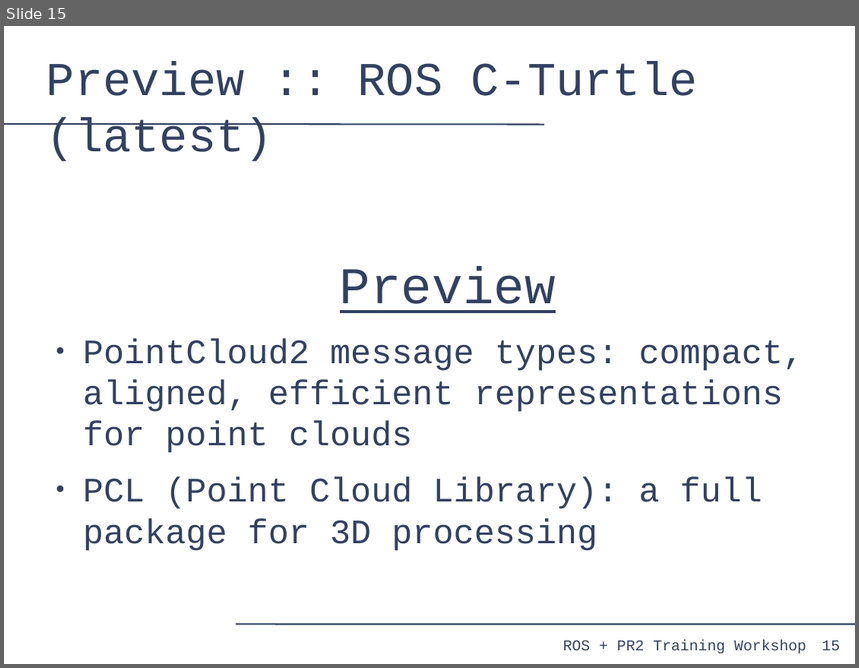
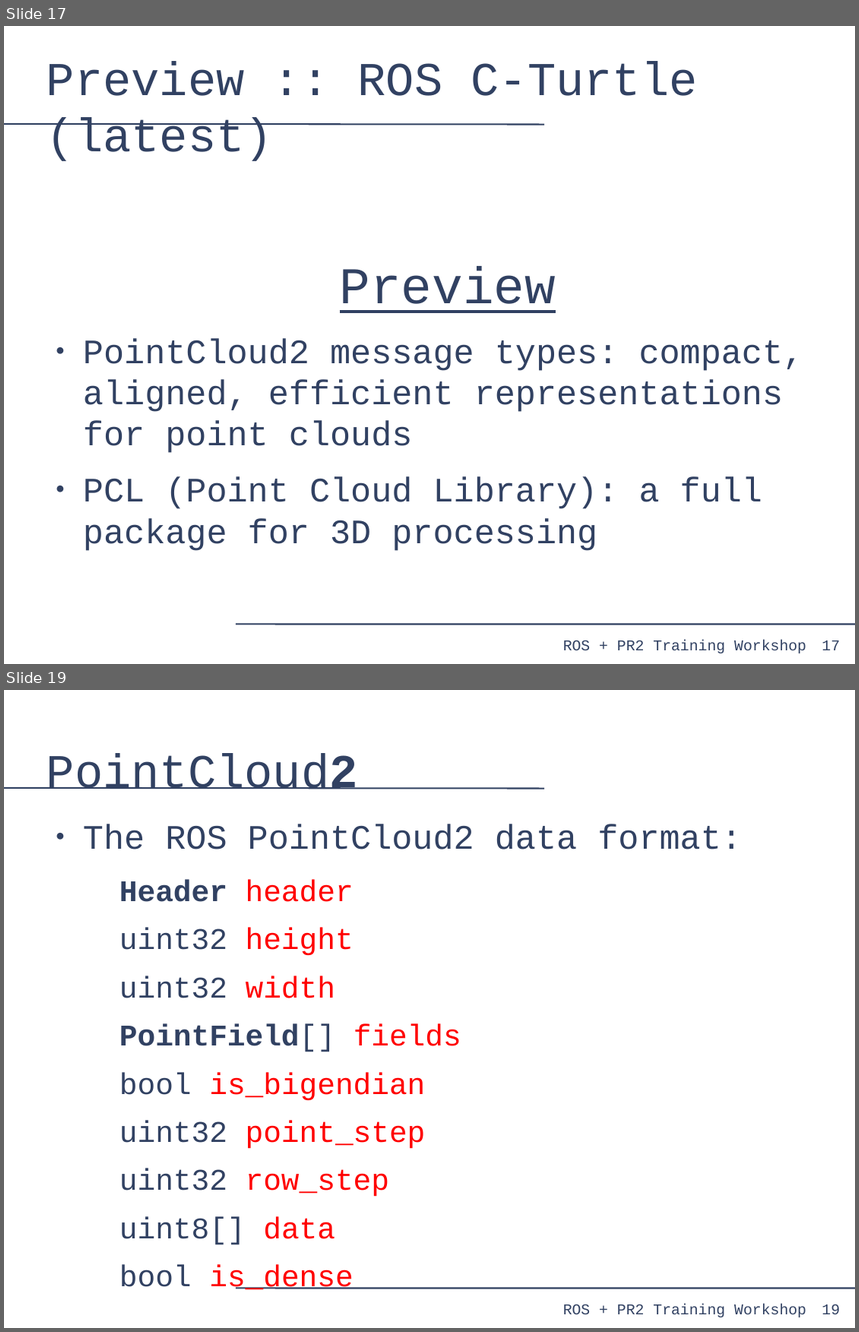
Before and after one commit to PR2/pr2_docs, a slide deck: pr2_training_workshop/processing_laser_data/slides.odp. Shown one above the other, each under a label of ours: slide 15 before the commit, slides 17 and 19 after it; the slides between them are not shown. The pictures are 859x668 and 859x1332 pixels, drawn with LibreOffice and Linux fonts; fonts in the diff are those of the drawing. Boxes give left, top, right and bottom in pixels: in the first picture for what was removed or moved away, otherwise in the second. Text is boxed around its words. In the diff, an @@ line names an element or a change of style, - is before the commit and + after.

```diff
--- a/pr2_training_workshop/processing_laser_data/slides.odp
+++ b/pr2_training_workshop/processing_laser_data/slides.odp
@@ slide 19 added at [4,690,855,1328], background #FFFFFF; not listed: 4 template elements that a slide beside it also shows @@
@@ title added at [47,754,358,790], 44 pt, text #314162 @@
+PointCloud2
@@ text added at [83,825,742,1290], 28 pt, text #314162 @@
+● The ROS PointCloud2 data format:
+  Header header
+  uint32 height
+  uint32 width
+  PointField[] fields
+  bool is_bigendian
+  uint32 point_step
+  uint32 row_step
+  uint8[] data
+  bool is_dense
@@ what was slide 15 is now slide 17 @@
@@ page number at [822,641,840,651]: text changed @@
-15
+17
```
Also in this commit, not shown: 6 slides changed, 19 other slides added.
